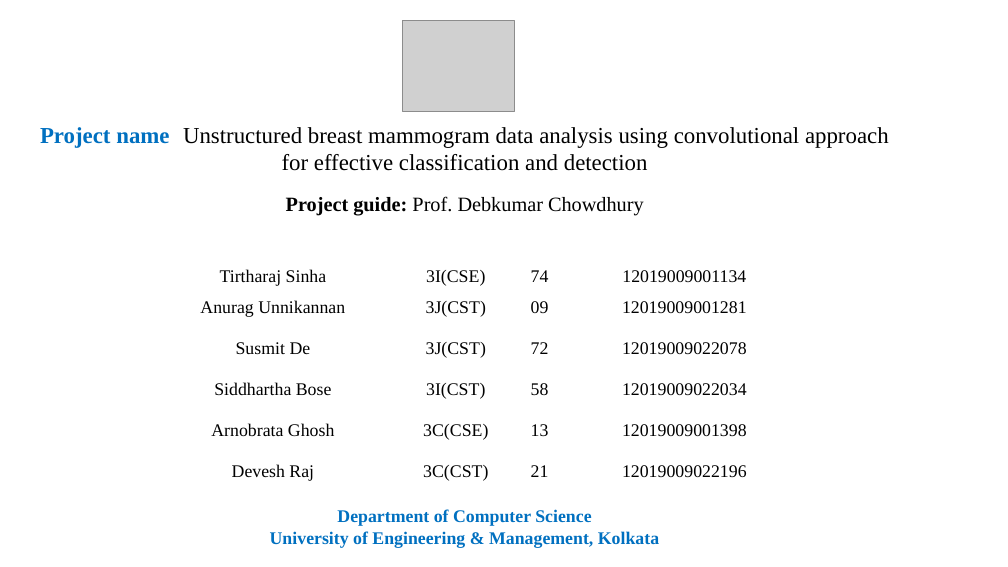
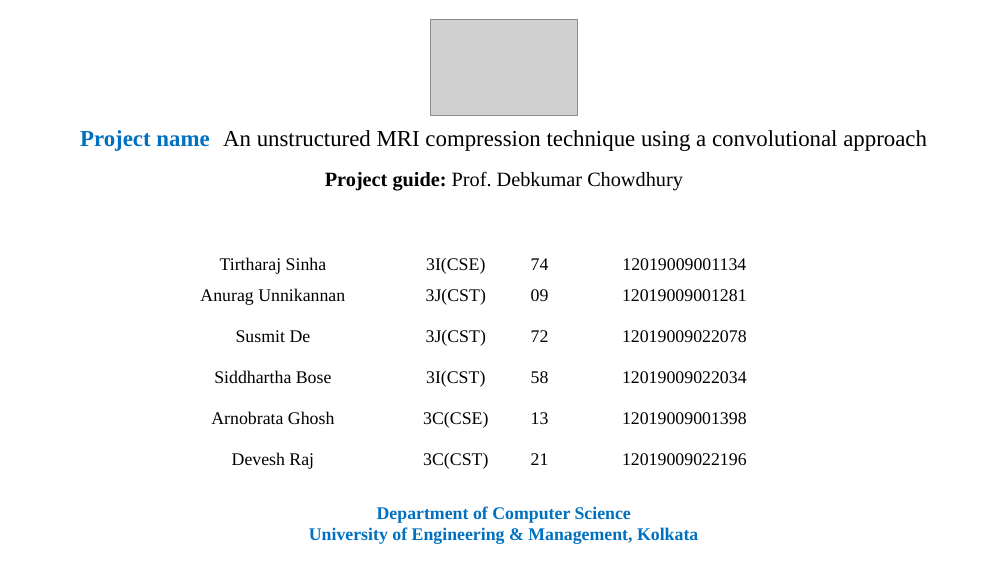
Before and after one commit to tirtharajsinha/Autoencoder_for_image_compression, a slide deck: slide 1 of 30_04_22_1840.pptx. Drawn at 1008x567 pixels with LibreOffice and Linux fonts; fonts in the diff are those of the drawing; grey boxes stand for pictures. Boxes give left, top, right and bottom in pixels: in the first picture for what was removed or moved away, otherwise in the second. Text is boxed around its words. In the diff, an @@ line names an element or a change of style, - is before the commit and + after.

Commit message:
updating ppt

```diff
--- a/30_04_22_1840.pptx
+++ b/30_04_22_1840.pptx
@@ text "Project name: An unstructured MRI ...": place and size @@
-text "Project name: An unstructured MRI ..." at (40, 127, 889, 548)
+text "Project name: An unstructured MRI ..." at (80, 130, 927, 544)
@@ picture removed at (403, 20, 515, 112) @@
@@ picture added at (431, 19, 578, 115) @@
@@ text at (80, 130, 927, 151): text changed @@
-Project name: Unstructured breast mammogram data analysis using convolutional approach for effective classification and detection
+Project name: An unstructured MRI compression technique using a convolutional approach
@@ table: place and size @@
-table at (144, 263, 799, 499)
+table at (144, 250, 799, 486)
```
Also in this commit, not shown: 12 other slides changed, 3 slides added, 1 slide removed, 1 other file.
